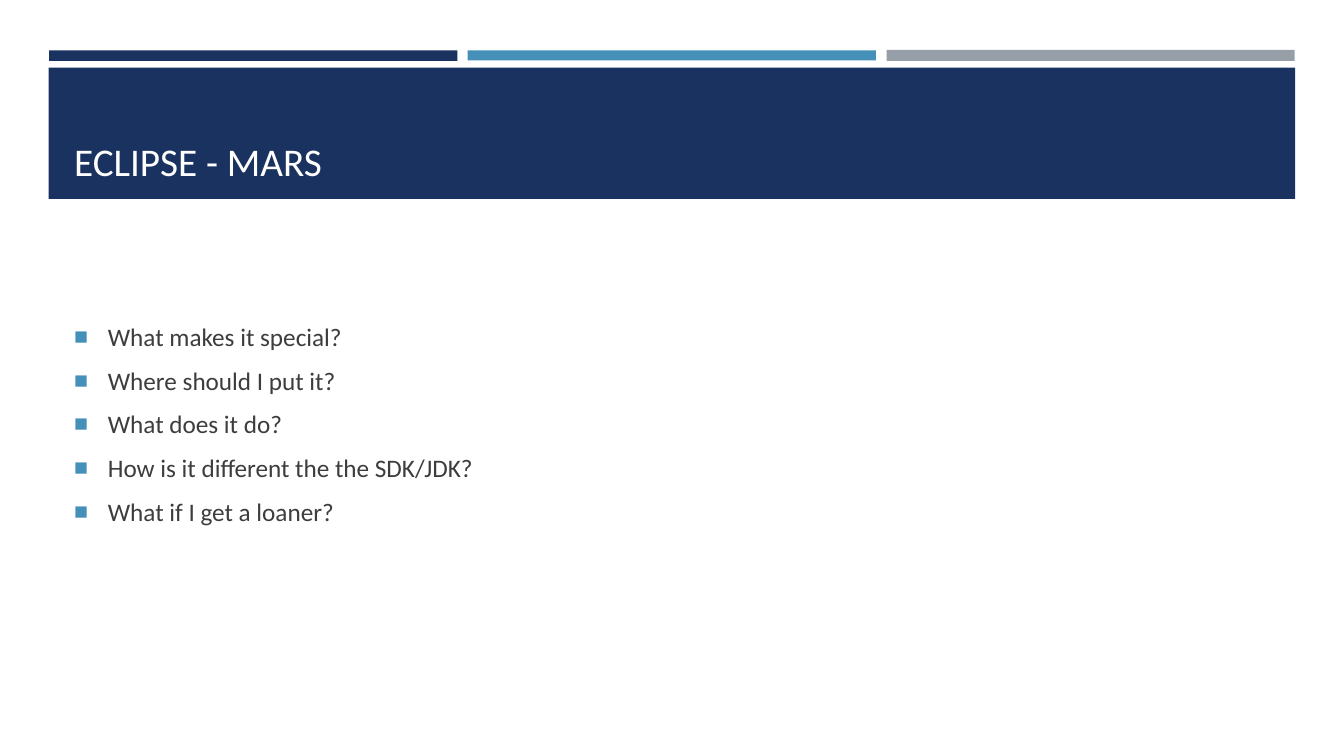
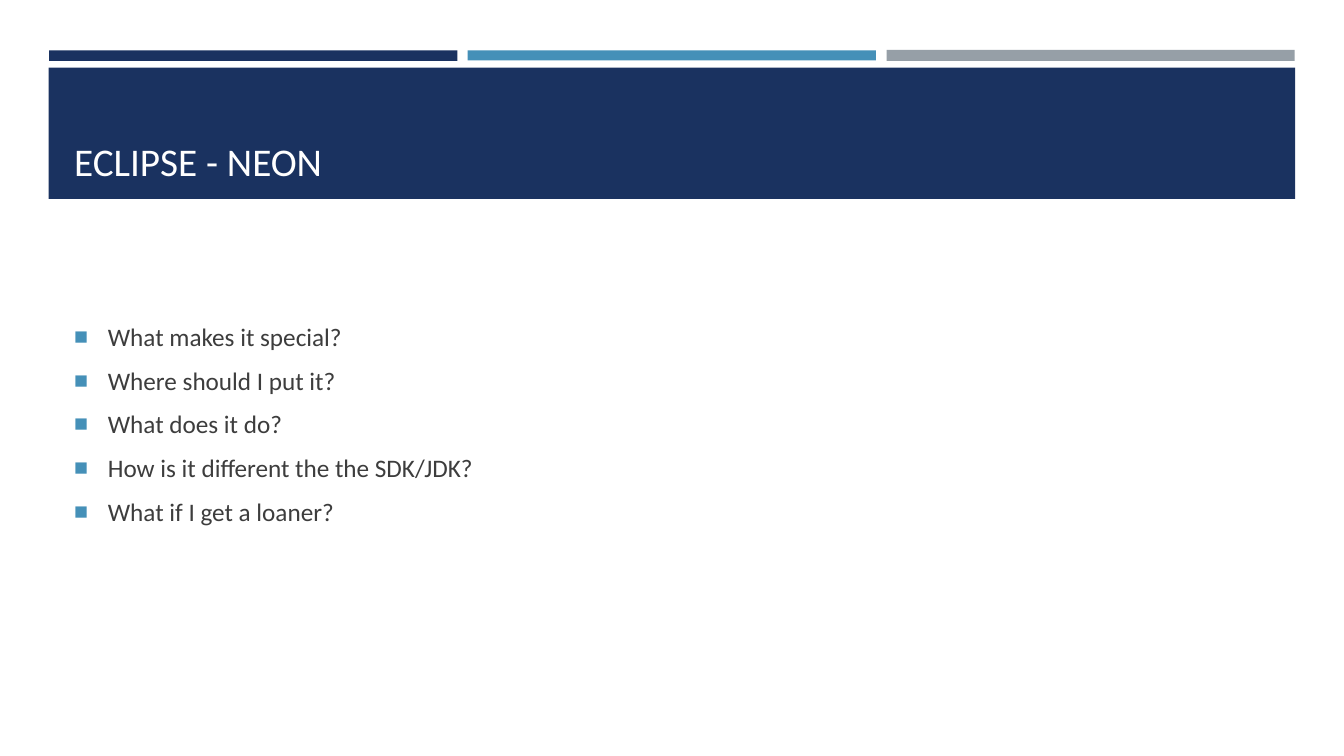
Before and after one commit to kevindeslauriers/ICS3U-2016, a slide deck: slide 4 of Unit One/src/com/bayviewglen/daytwo/Introduction to Java programming.pptx. Drawn at 1344x756 pixels with LibreOffice and Linux fonts; fonts in the diff are those of the drawing. Boxes give left, top, right and bottom in pixels: in the first picture for what was removed or moved away, otherwise in the second. Text is boxed around its words. In the diff, an @@ line names an element or a change of style, - is before the commit and + after.

```diff
--- a/Unit One/src/com/bayviewglen/daytwo/Introduction to Java programming.pptx
+++ b/Unit One/src/com/bayviewglen/daytwo/Introduction to Java programming.pptx
@@ title at (x1=74, y1=150, x2=322, y2=177): text changed @@
-ECLIPSE - MARS
+ECLIPSE - NEON
```
Also in this commit, not shown: 1 other slide changed.
